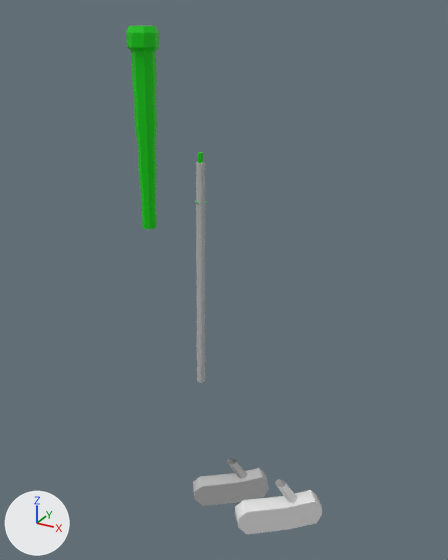
The FBX model Assets/Sport Assets/golf_clubs.fbx: old version first, new version second.
One viewpoint serves both versions: a 50 mm lens placed at (0.199, -0.382, 0.386), pointed at (-0.009, -0.004, 0.197). The lights are fixed; the arrows at lower left show +X, +Y and +Z. Where no turn or scale is listed for an object, it has been applied to the vertices.

Names of what the first picture shows: 'putter_handle', 'putter_head', 'putter_head_ghost', 'putter_shaft'.
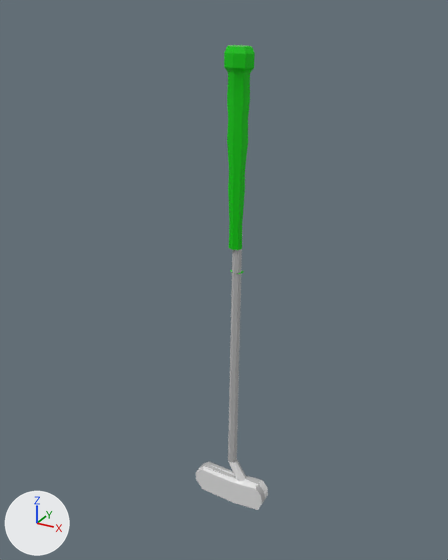
Where the change shows, as pixel boxes (x1, y1, x2, y2) in the pictures (448 x 560 px):
'putter_handle', moved: before (126, 26, 160, 229); after (224, 45, 255, 250)
'putter_head_ghost', mesh turned, moved: before (235, 479, 322, 534); after (196, 460, 268, 510)
'putter_shaft', reshaped, moved: before (193, 458, 269, 506); after (228, 249, 243, 462)
'putter_head', reshaped, moved: before (195, 152, 207, 383); after (200, 460, 268, 503)

The change in detail:
me_mesh_001 is used by ob_putter_head; location (-0.0641, 0.0539, 0.2174).
me_mesh_001 had 42 vertices, 36 faces and spanned x -0.005..0.005, y -0.006..0.005, z -0.16..0.059.
me_mesh_001 now has 217 vertices, 212 faces and spans x -0.037..0.029, y -0.006..0.006, z -0.015..0.026.
me_mesh_001 part 2: 42 vertices removed from x -0.005..0.005, y -0.006..0.005, z -0.16..0.059; 217 vertices added at x -0.037..0.029, y -0.006..0.006, z -0.015..0.026.
me_mesh_001 no longer uses material mat_phong2 (green #00cf00).
me_mesh_004 has 217 vertices, 212 faces and spans x -0.0328..0.0262, y -0.0282..0.0232, z -0.0152..0.0258.
me_mesh_004 is used by ob_putter_head_ghost; location (0.0619, -0.038, 0.0322).
me_mesh_004 part 1: the whole mesh is turned -39.4 degrees about the z axis through the mesh origin.
me_mesh_003 is used by ob_putter_shaft; location (0.0, 0.0, 0.0).
me_mesh_003 had 217 vertices, 212 faces and spanned x -0.0328..0.0262, y -0.0282..0.0232, z -0.0152..0.0258.
me_mesh_003 now has 42 vertices, 36 faces and spans x -0.0061..0.0057, y -0.0048..0.0047, z -0.1598..0.0592.
me_mesh_003 part 3: the whole mesh is rebuilt.
me_mesh_003 now uses material mat_phong2 (green #00cf00).
Object 'putter_head' (ob_putter_head) moves from (-0.0641, 0.0539, 0.2174) to (0.0, 0.0002, 0.0).
Object 'putter_head_ghost' (ob_putter_head_ghost) moves from (0.0619, -0.038, 0.0322) to (0.0, 0.0, 0.0).
Object 'putter_shaft' (ob_putter_shaft) moves from (0.0, 0.0, 0.0) to (-0.0014, 0.0011, 0.1856).
Object 'putter_handle' (ob_putter_handle) moves from (-0.0632, -0.0195, 0.3194) to (-0.0007, 0.0, 0.3076).
